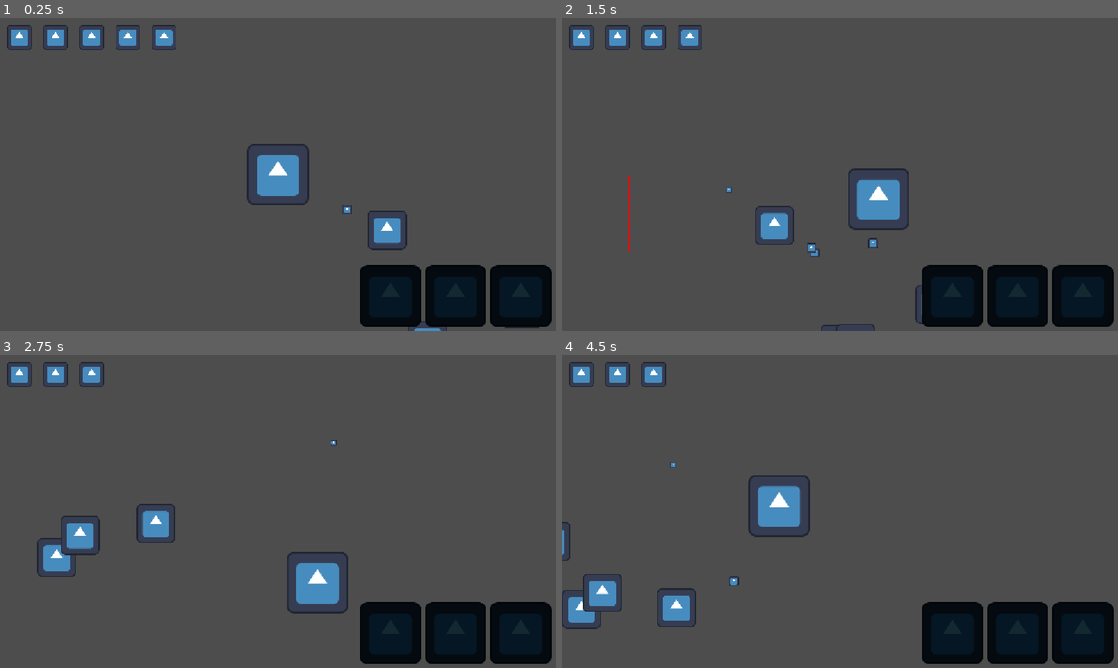
Above: before the commit, frames 1-4 (two rows, left to right).
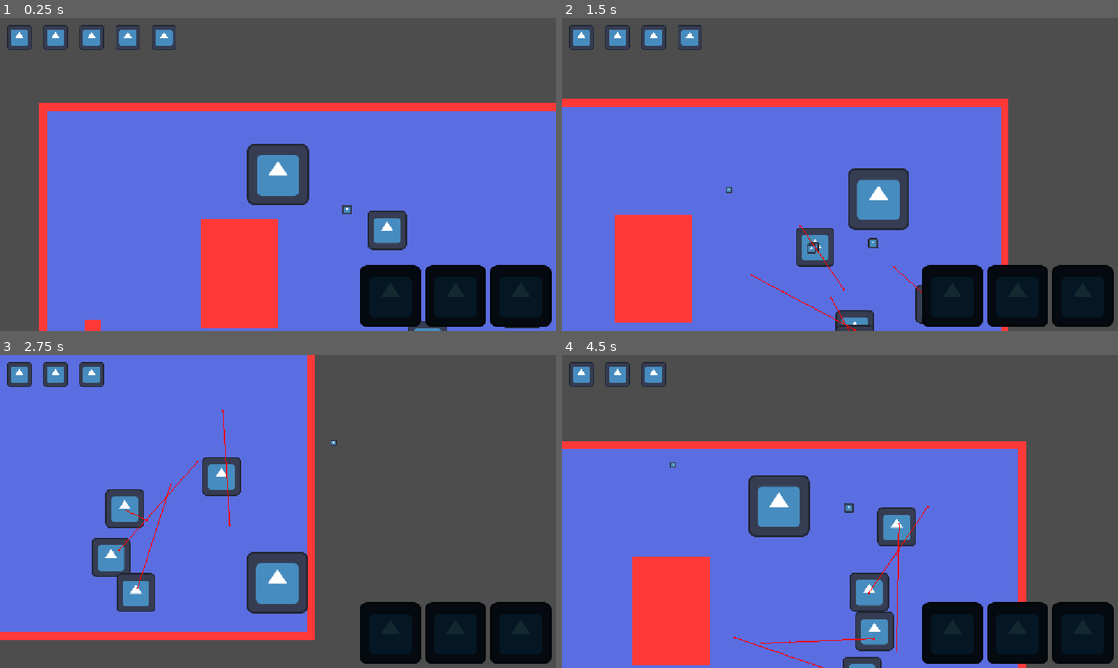
Above: after the commit, the same moments.

Repository: icarus-child/ASJ2026
Game: Godot game, scene res://main.tscn
Same seed, same stepped clock (60 frames per second), same inputs: the game is played once before the commit and once after it. The engine's default icon, where the game draws it, is replaced by a stand-in: a white triangle on a blue panel in a dark square.
Inputs (mouse positions are in pixels of both pictures, inside the frame that each line leads up to):
- Up to frame 1 (0.25 s): no input
- Up to frame 2 (1.5 s): move the mouse to (962, 158) at 0.52 s; hold D (move_right) 0.53-1.28 s; hold Space (parry) 0.53-1.28 s; move the mouse to (728, 190) at 1.27 s; hold S (move_down) from 1.28 s (still down); click (728, 190) at 1.35 s
- Up to frame 3 (2.75 s): move the mouse to (333, 442) at 2.02 s; release S (move_down) at 2.03 s; hold D (move_right) from 2.03 s (still down); tap Middle mouse button (spell_2) at 2.1 s
- Up to frame 4 (4.5 s): move the mouse to (812, 574) at 2.77 s; release D (move_right) at 2.78 s; hold W (move_up) 2.78-3.53 s; right-click (812, 574) at 2.85 s; move the mouse to (1006, 558) at 3.52 s; hold Space (parry) 3.53-4.28 s; hold A (move_left) from 3.53 s (still down); move the mouse to (673, 464) at 4.27 s; click (673, 464) at 4.35 s

The runs differ from the first frame. In frame 1, 58% of the frame differs, in the area x 7-100%, y 27-100%; in frame 2, 54%; in frame 3, 49%; in frame 4, 54%.

Commit message:
fixed merge issue

Diff:
--- a/main.tscn
+++ b/main.tscn
@@ -6,9 +6,10 @@
 [ext_resource type="PackedScene" uid="uid://bi7880g0wx2x8" path="res://ui/ui.tscn" id="5_lquwl"]
 
 [sub_resource type="NavigationPolygon" id="NavigationPolygon_1bvp3"]
-vertices = PackedVector2Array(-175, 252, 365, 312, -479, 312, -435, 252, -479, 216, -435, -72, 365, -196, -175, -72, -655, -196, -655, 136, -543, 136, -543, 216)
-polygons = Array[PackedInt32Array]([PackedInt32Array(0, 1, 2, 3), PackedInt32Array(3, 2, 4, 5), PackedInt32Array(6, 1, 0, 7), PackedInt32Array(8, 6, 7, 5), PackedInt32Array(9, 8, 5, 10), PackedInt32Array(10, 5, 4, 11)])
-outlines = Array[PackedVector2Array]([PackedVector2Array(-713, -252, -712, 369, 424, 372, 421, -253)])
+vertices = PackedVector2Array(546, 514, 1072, 564, 242, 564, 286, 514, 242, 478, 286, 190, 1072, 74, 546, 190, 77.75, 74, 76.10156, 398, 178, 398, 178, 478)
+polygons = Array[PackedInt32Array]([PackedInt32Array(0, 1, 2), PackedInt32Array(3, 0, 2), PackedInt32Array(3, 2, 4), PackedInt32Array(5, 3, 4), PackedInt32Array(6, 1, 0), PackedInt32Array(6, 0, 7), PackedInt32Array(8, 6, 7), PackedInt32Array(8, 7, 5), PackedInt32Array(9, 8, 5), PackedInt32Array(10, 9, 5), PackedInt32Array(10, 5, 4), PackedInt32Array(10, 4, 11)])
+outlines = Array[PackedVector2Array]([PackedVector2Array(28, 24, 25, 614, 1122, 614, 1122, 24)])
+sample_partition_type = 1
 agent_radius = 50.0
 
 [sub_resource type="NavigationPolygon" id="NavigationPolygon_lquwl"]
@@ -65,12 +66,6 @@
 navigation_layer_0/layers = 1
 sources/0 = SubResource("TileSetAtlasSource_lquwl")
 
-[sub_resource type="NavigationPolygon" id="NavigationPolygon_1bvp3"]
-vertices = PackedVector2Array(512.03906, 478.9375, 1112, 604, 35.046875, 604, 321, 480.0625, 37.953125, 34, 321, 223.9375, 1112, 34, 510.96094, 225.0625)
-polygons = Array[PackedInt32Array]([PackedInt32Array(0, 1, 2), PackedInt32Array(3, 0, 2), PackedInt32Array(3, 2, 4), PackedInt32Array(5, 3, 4), PackedInt32Array(5, 4, 6), PackedInt32Array(7, 5, 6), PackedInt32Array(7, 6, 1), PackedInt32Array(7, 1, 0)])
-outlines = Array[PackedVector2Array]([PackedVector2Array(28, 24, 25, 614, 1122, 614, 1122, 24)])
-sample_partition_type = 1
-
 [node name="Node2D" type="Node2D" unique_id=895117885]
 
 [node name="Player" parent="." unique_id=142514294 instance=ExtResource("1_0xm2m")]
@@ -93,26 +88,14 @@
 position = Vector2(797, 486)
 
 [node name="NavigationRegion2D" type="NavigationRegion2D" parent="." unique_id=1347056112]
-position = Vector2(721, 262)
 navigation_polygon = SubResource("NavigationPolygon_1bvp3")
 
 [node name="TileMapLayer" type="TileMapLayer" parent="NavigationRegion2D" unique_id=952851721]
 z_index = -1
-position = Vector2(-721, -262)
 tile_map_data = PackedByteArray("AAAAAAAAAAAAAAAAAAABAAAAAAAAAAAAAAACAAAAAAAAAAAAAAADAAAAAAAAAAAAAAAEAAAAAAAAAAAAAAAFAA …(46000 unchanged characters)…
 tile_set = SubResource("TileSet_7mycd")
 navigation_visibility_mode = 1
 
-[node name="NavigationRegion2D" type="NavigationRegion2D" parent="TileMapLayer" unique_id=1655661669]
-position = Vector2(1, 0)
-navigation_polygon = SubResource("NavigationPolygon_1bvp3")
-
-[node name="NavigationObstacle2D" type="NavigationObstacle2D" parent="TileMapLayer/NavigationRegion2D" unique_id=1595295969]
-position = Vector2(459.72534, 313.94608)
-vertices = PackedVector2Array(-128.72534, -79.946075, -128.72534, 156.05392, 42.27466, 155.05392, 41.27466, -78.946075)
-affect_navigation_mesh = true
-avoidance_enabled = false
-
 [node name="Ui" parent="." unique_id=1864841918 instance=ExtResource("5_lquwl")]
 
 [editable path="Player"]
